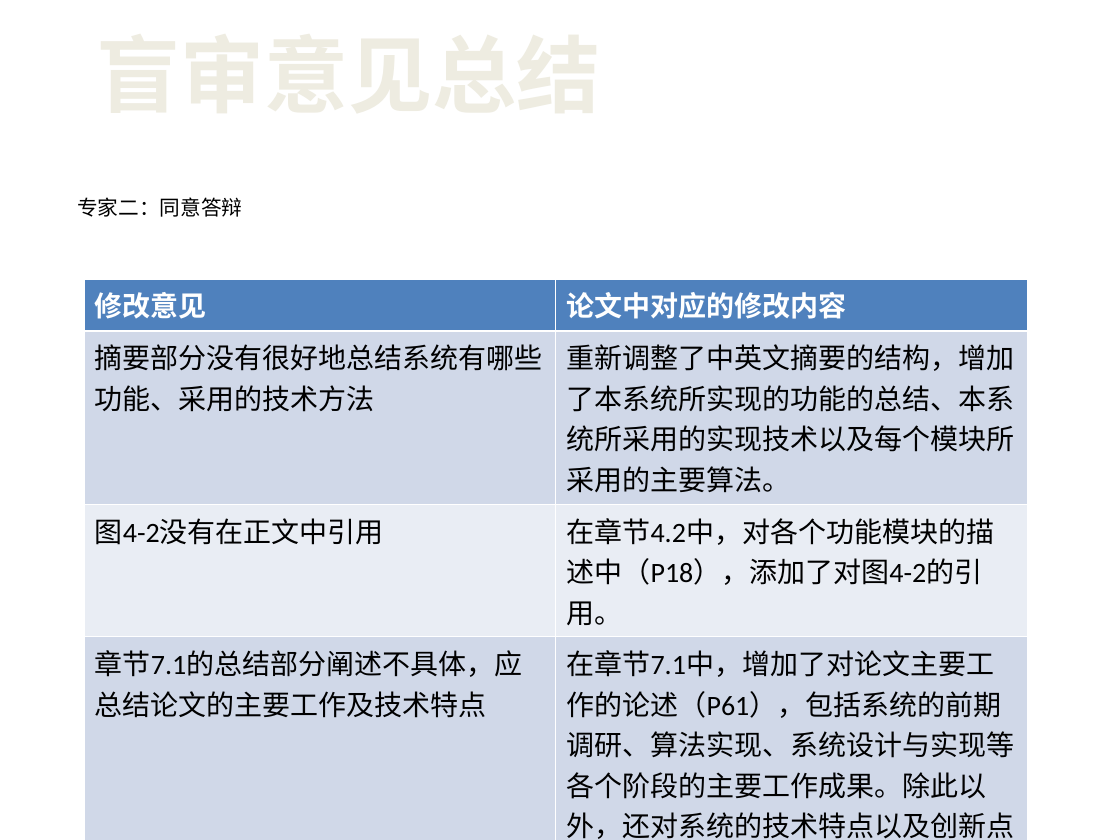
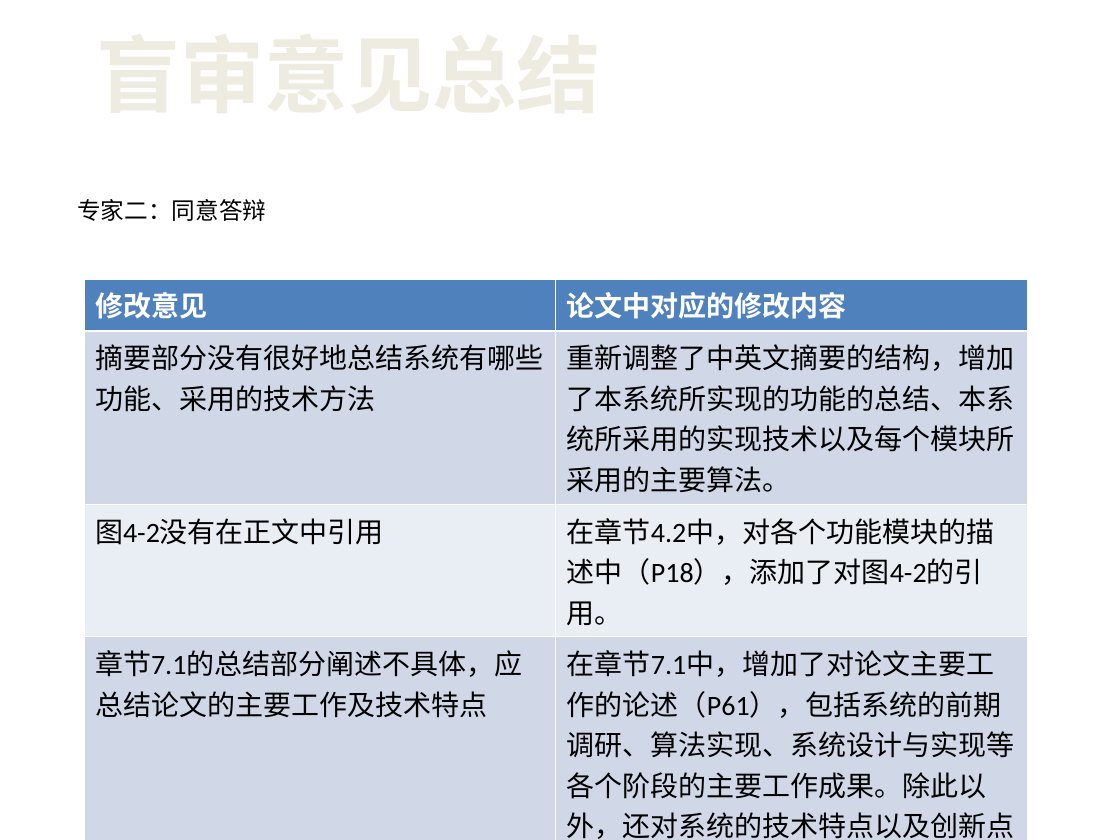
Before and after one commit to netbeen/BiyePaper, a slide deck: slide 33 of 答辩PPT.ppt (slide 31 before the commit). Drawn at 1120x840 pixels with LibreOffice and Linux fonts; fonts in the diff are those of the drawing; background and template pictures are left out. Boxes give left, top, right and bottom in pixels: in the first picture for what was removed or moved away, otherwise in the second. Text is boxed around its words. In the diff, an @@ line names an element or a change of style, - is before the commit and + after.

```diff
--- a/答辩PPT.ppt
+++ b/答辩PPT.ppt
@@ text "专家二：同意答辩" at (77,199,266,221): size 13.3 to 15.2 pt; more space between paragraphs @@
```
Also in this commit, not shown: 10 other slides changed, 2 slides added, 11 other files.
